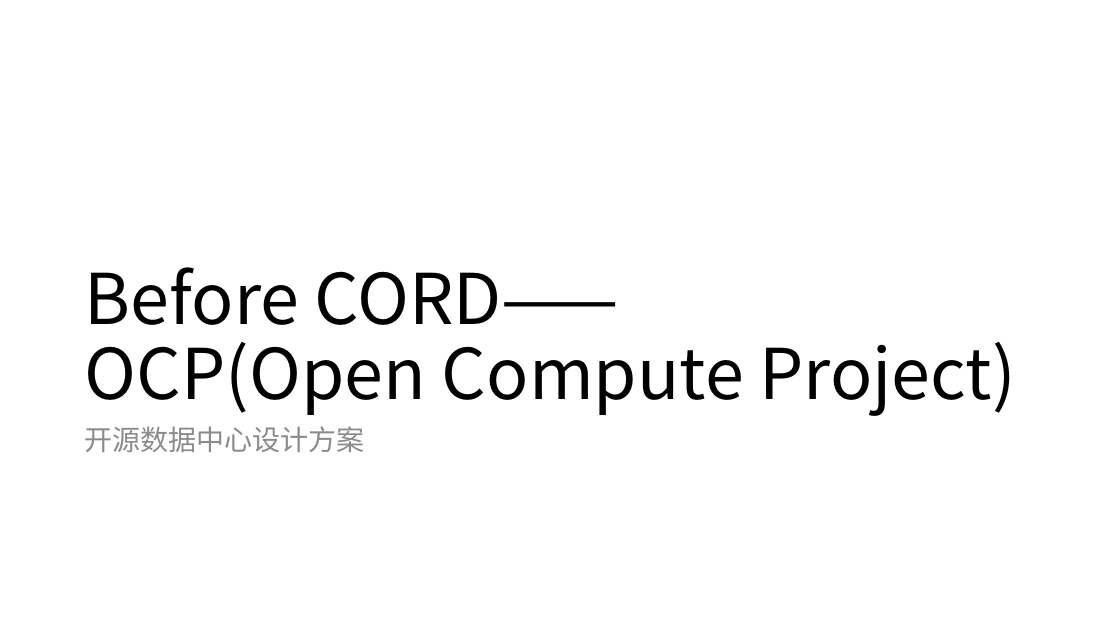
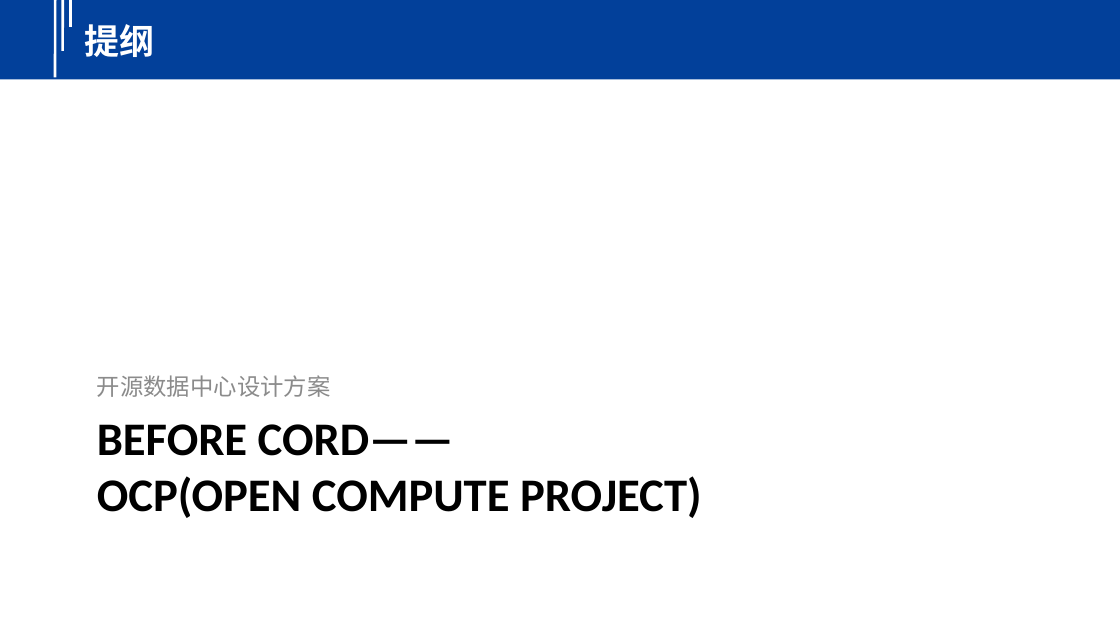
Before and after one commit to yindaheng98/Notebook, a slide deck: slide 2 of 学习笔记/边缘计算/CORD.pptx. Drawn at 1120x630 pixels with LibreOffice and Linux fonts; fonts in the diff are those of the drawing. Boxes give left, top, right and bottom in pixels: in the first picture for what was removed or moved away, otherwise in the second. Text is boxed around its words. In the diff, an @@ line names an element or a change of style, - is before the commit and + after.

```diff
--- a/学习笔记/边缘计算/CORD.pptx
+++ b/学习笔记/边缘计算/CORD.pptx
@@ rectangle added at (0,0,1120,79), fill #02409A @@
@@ line added from (55, 0) to (55, 77), #FFFFFF 2.25 pt @@
@@ line added from (63, 0) to (63, 51), #FFFFFF 2.25 pt @@
@@ line added from (71, 0) to (71, 28), #FFFFFF 2.25 pt @@
@@ text added at (84,24,154,57), 30 pt, text #FFFFFF, bold @@
+提纲
@@ text "开源数据中心设计方案": place and size @@
-text "开源数据中心设计方案" at (85,426,365,452)
+text "开源数据中心设计方案" at (97,375,331,397)
@@ text "开源数据中心设计方案" at (97,375,331,397): size 24 to 20 pt, font Noto Sans CJK SC to Calibri; line spacing 0.9 to 1; less space between paragraphs; vertical alignment top to bottom @@
@@ title "BEFORE CORD—— OCP(OPEN COMPUTE PROJECT)" at (97,424,702,518): vertical alignment bottom to top @@
@@ title at (97,424,702,518): text changed; size 60 to 40 pt; font Noto Sans CJK SC to Calibri; bold on @@
-Before CORD——
-OCP(Open Compute Project)
+BEFORE CORD——
+OCP(OPEN COMPUTE PROJECT)
```
Also in this commit, not shown: 8 other slides changed, 6 other files.
